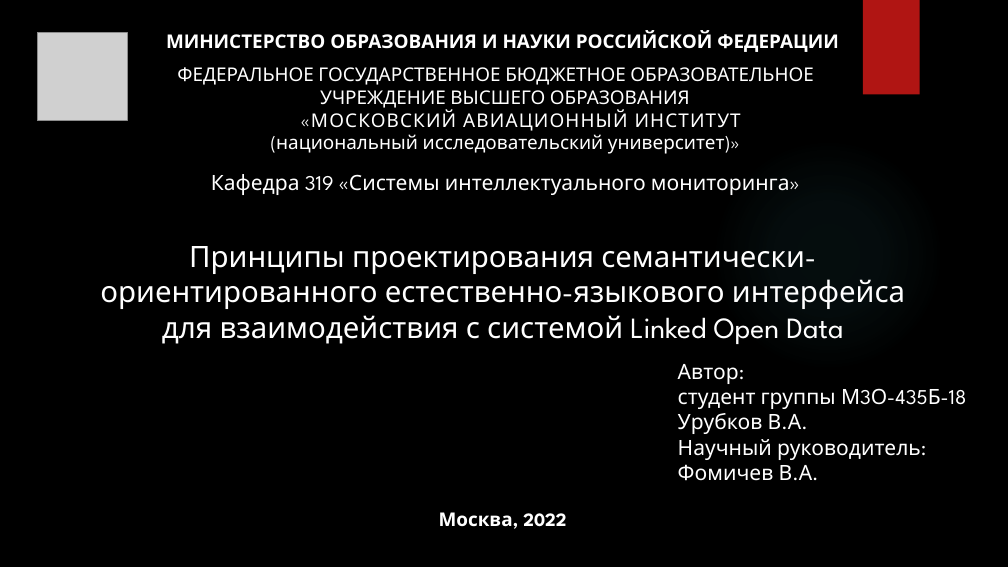
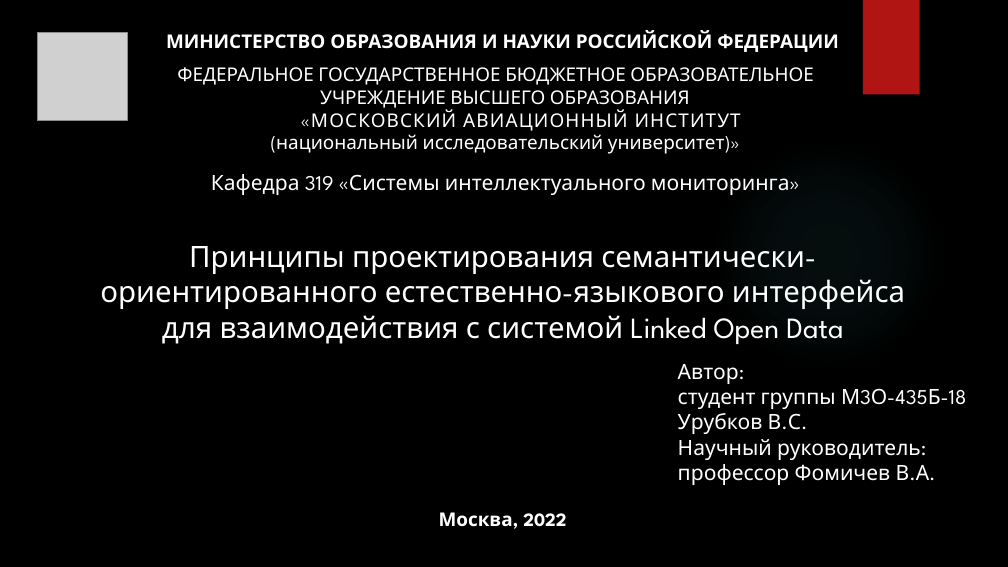
Before and after one commit to docNemo/diplom, a slide deck: slide 1 of Гагаринские/Принципы проектирования СОЕЯ интерфейсов.pptx. Drawn at 1008x567 pixels with LibreOffice and Linux fonts; fonts in the diff are those of the drawing; grey boxes stand for pictures; background and template pictures are left out. Boxes give left, top, right and bottom in pixels: in the first picture for what was removed or moved away, otherwise in the second. Text is boxed around its words. In the diff, an @@ line names an element or a change of style, - is before the commit and + after.

```diff
--- a/Гагаринские/Принципы проектирования СОЕЯ интерфейсов.pptx
+++ b/Гагаринские/Принципы проектирования СОЕЯ интерфейсов.pptx
@@ text at [678,413,801,434]: text changed @@
-Урубков В.А.
+Урубков В.С.
@@ text at [678,464,929,485]: text changed @@
-Фомичев В.А.
+профессор Фомичев В.А.
```
Also in this commit, not shown: 2 other slides changed, 1 other file.
